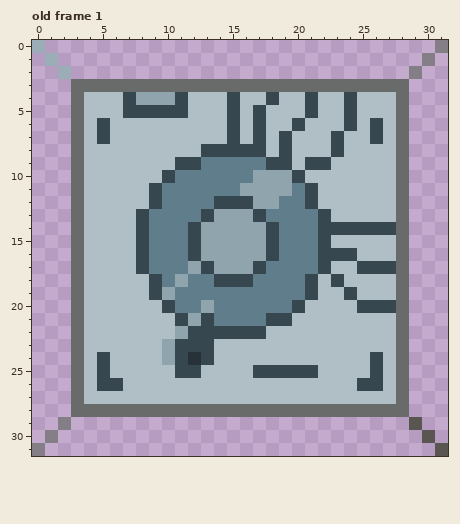
A pixel-art file gets an edit: RawArt/Art Material/electronic/hard drive.aseprite. Above is the file before it was changed.
32x32 pixels, 1 frame. Shown: old frame 1. The commit also changed other frames, which this record leaves out.
Now the later version:
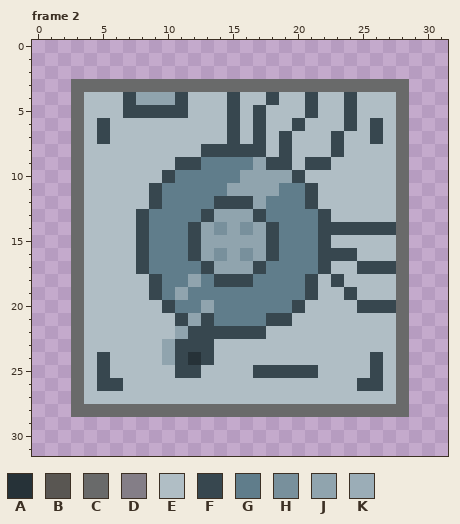
Palette (. is transparent): A #263238  B #595652  C #696a6a  D #847e87  E #b0bec5  F #37474f  G #607d8b  H #78909c  J #90a4ae  K #9badb7
A new or re-ordered frame is compared with the old frame closest to it.
The edit:
frames 1 -> 6
Frame 2 is new; against old frame 1, layers "Hard drive core", "background":
y 0: x 0 K -> .; x 31 D -> .
y 1: x 1 K -> .; x 30 D -> .
y 2: x 2 K -> .; x 29 D -> .
y 9: x 17 G -> J
y 10: x 16 G -> J
y 11: x 15 G -> J; x 19 J -> G
y 12: x 18 J -> G
y 14: x 14 J -> H; x 16 J -> H
y 16: x 14 J -> H; x 16 J -> H
y 17: x 12 J -> G
y 18: x 11..12 JG -> GJ
y 19: x 10..11 JG -> GJ
y 29: x 2 D -> .; x 29 B -> .
y 30: x 1 D -> .; x 30 B -> .
y 31: x 0 D -> .; x 31 B -> .
Changed places in both pictures, as pixel boxes (x1, y1, x2, y2):
erased: (32, 40, 71, 79)
erased: (409, 40, 448, 79)
changed: (162, 157, 292, 300)
erased: (32, 417, 71, 456)
erased: (409, 417, 448, 456)
